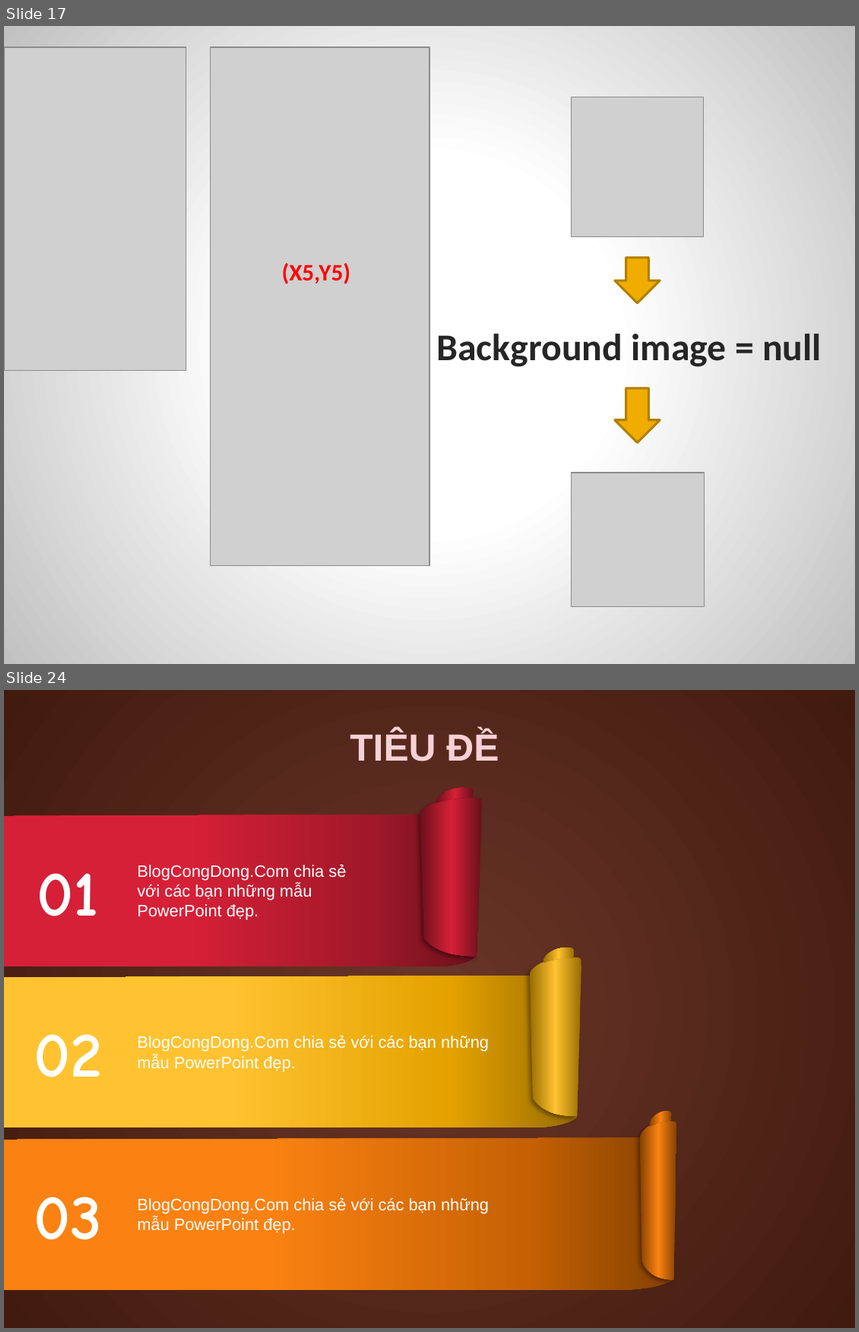
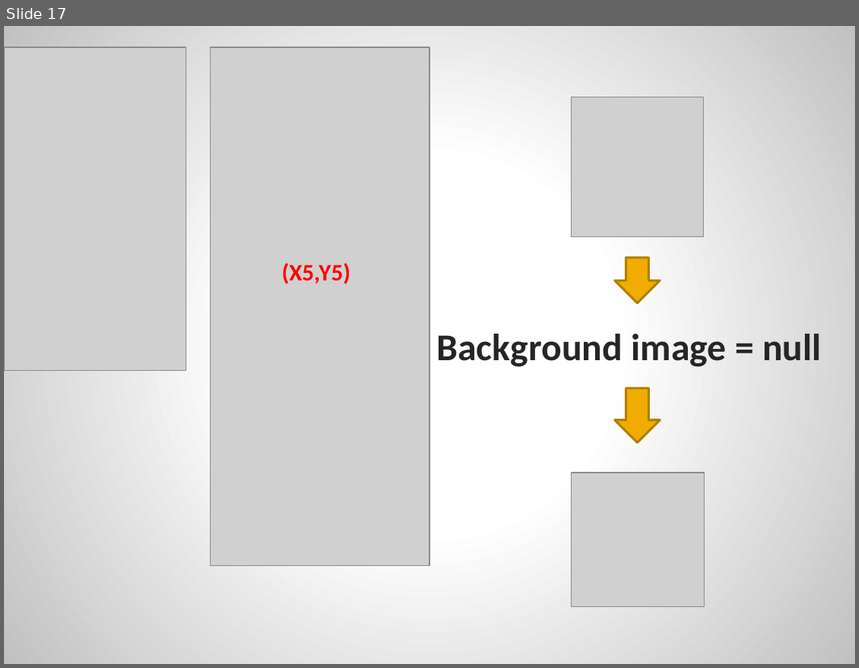
Before and after one commit to MrXiX/CARO-2-NGUOI, a slide deck: doancarohki1819.pptx. Shown one above the other, each under a label of ours: slides 17 and 24 before the commit, slide 17 after it; the slides between them are not shown. The pictures are 859x1332 and 859x668 pixels, drawn with LibreOffice and Linux fonts; fonts in the diff are those of the drawing; grey boxes stand for pictures. Boxes give left, top, right and bottom in pixels: in the first picture for what was removed or moved away, otherwise in the second. Text is boxed around its words. In the diff, an @@ line names an element or a change of style, - is before the commit and + after.

```diff
--- a/doancarohki1819.pptx
+++ b/doancarohki1819.pptx
@@ slide 24 removed at (4, 690, 855, 1328), background gradient #6A3629 to #411B0E @@
@@ text removed at (350, 730, 499, 761) @@
-TIÊU ĐỀ
@@ freeform shape removed at (420, 798, 481, 957) @@
@@ freeform shape removed at (436, 788, 474, 803) @@
@@ freeform shape removed at (4, 815, 477, 967) @@
@@ text removed at (137, 864, 346, 920) @@
-BlogCongDong.Com chia sẻ với các bạn những mẫu PowerPoint đẹp.
@@ text removed at (37, 873, 99, 916) @@
-01
@@ freeform shape removed at (530, 958, 582, 1117) @@
@@ freeform shape removed at (544, 948, 576, 964) @@
@@ freeform shape removed at (4, 976, 577, 1129) @@
@@ text removed at (34, 1034, 102, 1078) @@
-02
@@ text removed at (137, 1035, 489, 1072) @@
-BlogCongDong.Com chia sẻ với các bạn những mẫu PowerPoint đẹp.
@@ freeform shape removed at (640, 1122, 677, 1280) @@
@@ freeform shape removed at (650, 1111, 672, 1127) @@
@@ freeform shape removed at (4, 1138, 673, 1290) @@
@@ text removed at (34, 1197, 101, 1240) @@
-03
@@ text removed at (137, 1198, 489, 1234) @@
-BlogCongDong.Com chia sẻ với các bạn những mẫu PowerPoint đẹp.
```
Also in this commit, not shown: 7 slides changed, 7 slides added, 5 other slides removed, 2 other files.
